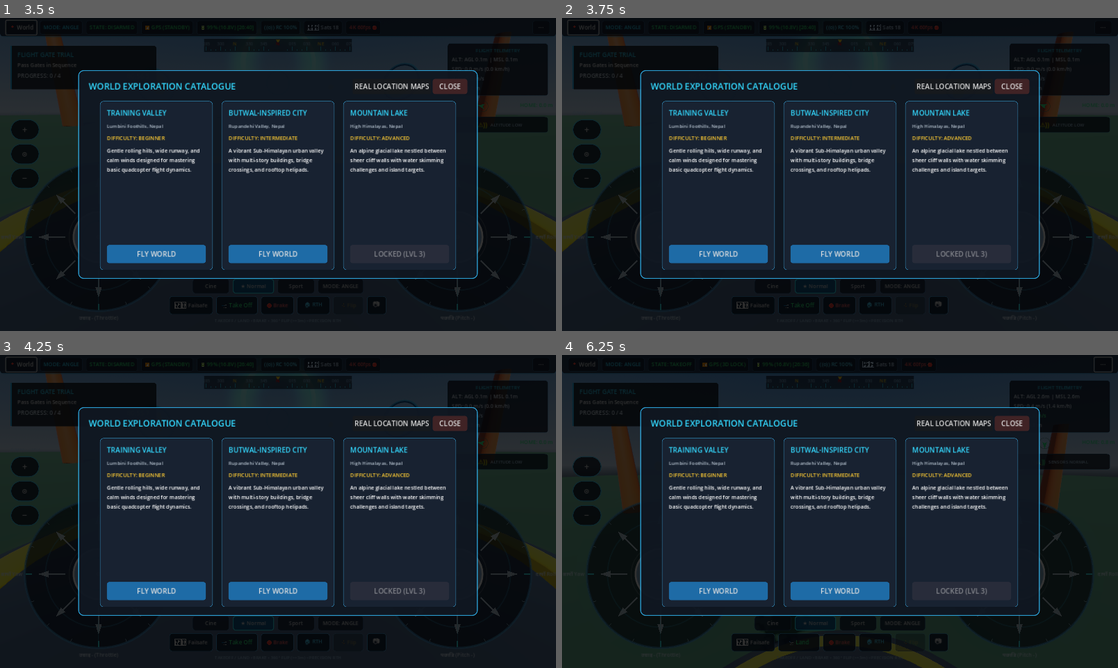
Above: before the commit, frames 1-4 (two rows, left to right).
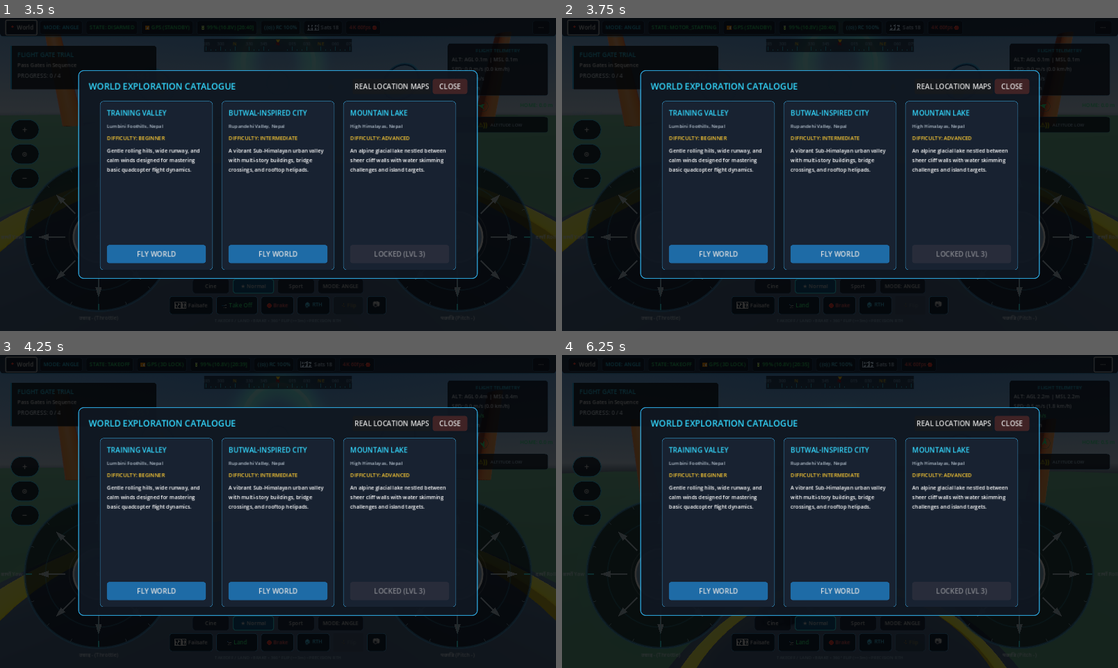
Above: after the commit, the same moments.

Repository: roadofriot/DroneGame
Game: Godot game, scene res://scenes/flight/FlightWorld.tscn
Two runs of this game, one before a commit and one after it. Both use one fixed random seed, a clock stepped at 60 frames per second and the inputs below.
Inputs (mouse positions are in pixels of both pictures, inside the frame that each line leads up to):
- Up to frame 1 (3.5 s): click "★ Normal" at 0.5 s; click "★ Normal" at 1.25 s; click "📍 World" at 2 s; click "···" at 2.75 s
- Up to frame 2 (3.75 s): click "+" at 3.5 s
- Up to frame 3 (4.25 s): no input
- Up to frame 4 (6.25 s): tap Enter (ui_accept) at 4.25 s; drag from (662, 574) to (895, 442) at 4.27 s; drag from (1017, 574) to (812, 574) at 5.02 s; move the mouse to (895, 442) at 5.77 s; hold Right (roll_right) from 5.78 s (still down); hold Shift (flight_boost) from 5.78 s (still down); click (895, 442) at 5.92 s

Frame 1 is identical in both runs. In frame 2, 0.1% of the frame differs, in the area x 20-88%, y 2-93%; in frame 3, 1.7%; in frame 4, 2.8%, in the area x 8-92%, y 2-100%.

Commit message:
fix(input): optimize multi-touch dual stick responsiveness and connect stunt rewards

Diff:
--- a/scripts/core/FlightWorld.gd
+++ b/scripts/core/FlightWorld.gd
@@ -51,6 +51,12 @@
 			if quadcopter.stunt_engine:
 				quadcopter.stunt_engine.execute_stunt(stunt_type)
 		)
+		if quadcopter.stunt_engine:
+			quadcopter.stunt_engine.stunt_completed.connect(func(_type, score, _quality):
+				if mission_manager and mission_manager.progression_service:
+					mission_manager.progression_service.add_xp(score / 5)
+					mission_manager.progression_service.add_coins(score / 10)
+			)
 		if cam_dir:
 			input_router.camera_toggle_requested.connect(func(): cam_dir.cycle_camera_mode())
 		if pause_menu:
@@ -133,7 +139,7 @@
 
 	# Connect gate pass audio and particle effects
 	for gate in gates:
-		gate.gate_passed.connect(func(_idx, _body):
+		gate.gate_passed.connect(func(_idx: int):
 			if audio_director: audio_director.play_gate_passed()
 			if vfx_director:
 				var g_pos = gate.global_position if gate.is_inside_tree() else gate.position
--- a/scripts/input/InputRouter.gd
+++ b/scripts/input/InputRouter.gd
@@ -200,10 +200,12 @@
 		raw_pitch = -raw_pitch
 
 	# 4. Apply Deadzone and Cubic Expo Curve: f(x) = x * (1 - e) + e * (x^3)
-	var processed_throttle = _apply_expo(_apply_deadzone(raw_throttle, deadzone), 0.0) # Linear throttle
-	var processed_yaw = _apply_expo(_apply_deadzone(raw_yaw, deadzone), expo)
-	var processed_pitch = _apply_expo(_apply_deadzone(raw_pitch, deadzone), expo)
-	var processed_roll = _apply_expo(_apply_deadzone(raw_roll, deadzone), expo)
+	# For touch input, VirtualJoystick already manages center deadzone
+	var dz = 0.0 if last_input_source == InputSource.TOUCH else deadzone
+	var processed_throttle = _apply_expo(_apply_deadzone(raw_throttle, dz), 0.0)
+	var processed_yaw = _apply_expo(_apply_deadzone(raw_yaw, dz), expo)
+	var processed_pitch = _apply_expo(_apply_deadzone(raw_pitch, dz), expo)
+	var processed_roll = _apply_expo(_apply_deadzone(raw_roll, dz), expo)
 
 	# Update ControlFrame
 	current_frame.throttle = clampf(processed_throttle, -1.0, 1.0)
--- a/scripts/missions/TrainingAcademy.gd
+++ b/scripts/missions/TrainingAcademy.gd
@@ -225,6 +225,10 @@
 			if target_drone.current_state == FlightPhysics.DroneState.DISARMED or (target_drone.altitude_agl <= 0.15 and absf(target_drone.climb_rate) <= 0.3):
 				advance_step()
 
+		"pass_gate":
+			# Handled asynchronously by on_gate_passed signal
+			pass
+
 func _complete_active_lesson() -> void:
 	is_active = false
 
--- a/scripts/ui/VirtualJoystick.gd
+++ b/scripts/ui/VirtualJoystick.gd
@@ -29,6 +29,8 @@
 
 func _ready() -> void:
 	custom_minimum_size = Vector2(400.0, 400.0)
+	if size.x < 10.0 or size.y < 10.0:
+		size = custom_minimum_size
 	mouse_filter = MOUSE_FILTER_IGNORE
 	base_center = size / 2.0
 	knob_pos = base_center
@@ -60,18 +62,30 @@
 	var target_alpha = 1.0 if is_dragging else 0.0
 	active_glow_alpha = move_toward(active_glow_alpha, target_alpha, 4.0 * delta)
 
-	if knob_pos.distance_squared_to(prev_knob) > 0.01 or is_dragging or active_glow_alpha > 0.01:
+	if knob_pos.distance_squared_to(prev_knob) > 0.005 or active_glow_alpha > 0.01:
 		queue_redraw()
 
 ## Checks whether a touch coordinate falls within this joystick's active zone.
-func _is_point_inside(pt: Vector2, is_local: bool) -> bool:
+func _is_point_inside(pt: Vector2, is_local: bool, is_mouse: bool = false) -> bool:
+	var eff_center = base_center if base_center != Vector2.ZERO else (custom_minimum_size / 2.0)
 	var local_pos = pt if is_local else (get_global_transform().affine_inverse() * pt)
-	var hit_radius = max_radius * 1.35
-	if local_pos.distance_to(base_center) <= hit_radius:
+	if local_pos.distance_to(eff_center) <= max_radius * 1.35:
 		return true
-	if is_local:
-		return Rect2(Vector2.ZERO, size).has_point(pt)
-	return get_global_rect().has_point(pt)
+
+	var eff_size = size if size != Vector2.ZERO else custom_minimum_size
+	if Rect2(Vector2.ZERO, eff_size).has_point(local_pos):
+		return true
+
+	# On mobile touch, enable wide steering zones on respective halves of the screen
+	if not is_mouse and not is_local:
+		var vp_rect = get_viewport_rect()
+		if pt.y >= 75.0 and pt.y <= vp_rect.size.y:
+			if stick_type == "LEFT" and pt.x <= vp_rect.size.x * 0.45:
+				return true
+			elif stick_type == "RIGHT" and pt.x >= vp_rect.size.x * 0.55:
+				return true
+
+	return false
 
 ## Handles GUI input when dispatched directly (e.g. unit tests or UI events)
 func _gui_input(event: InputEvent) -> void:
@@ -84,10 +98,13 @@
 	# 1. Multi-Touch Screen Events (True simultaneous independent pointer support)
 	if event is InputEventScreenTouch:
 		if event.pressed:
-			if not is_dragging and _is_point_inside(event.position, is_local):
+			if not is_dragging and _is_point_inside(event.position, is_local, false):
 				is_dragging = true
 				touch_pointer_id = event.index
-				var local_pos = event.position if is_local else (get_global_transform().affine_inverse() * event.position)
+				var local_pos = (
+					event.position if is_local
+					else (get_global_transform().affine_inverse() * event.position)
+				)
 				_update_stick_target(local_pos)
 		else:
 			if is_dragging and event.index == touch_pointer_id:
@@ -95,17 +112,23 @@
 
 	elif event is InputEventScreenDrag:
 		if is_dragging and event.index == touch_pointer_id:
-			var local_pos = event.position if is_local else (get_global_transform().affine_inverse() * event.position)
+			var local_pos = (
+				event.position if is_local
+				else (get_global_transform().affine_inverse() * event.position)
+			)
 			_update_stick_target(local_pos)
 
 	# 2. Desktop Mouse Events (Isolated fallback for desktop testing)
 	elif event is InputEventMouseButton:
 		if event.button_index == MOUSE_BUTTON_LEFT:
 			if event.pressed:
-				if not is_dragging and _is_point_inside(event.position, is_local):
+				if not is_dragging and _is_point_inside(event.position, is_local, true):
 					is_dragging = true
 					touch_pointer_id = MOUSE_POINTER_ID
-					var local_pos = event.position if is_local else (get_global_transform().affine_inverse() * event.position)
+					var local_pos = (
+						event.position if is_local
+						else (get_global_transform().affine_inverse() * event.position)
+					)
 					_update_stick_target(local_pos)
 			else:
 				if is_dragging and touch_pointer_id == MOUSE_POINTER_ID:
@@ -114,7 +137,10 @@
 	elif event is InputEventMouseMotion:
 		var is_mouse_down = (event.button_mask & MOUSE_BUTTON_MASK_LEFT) != 0
 		if is_dragging and touch_pointer_id == MOUSE_POINTER_ID and is_mouse_down:
-			var local_pos = event.position if is_local else (get_global_transform().affine_inverse() * event.position)
+			var local_pos = (
+				event.position if is_local
+				else (get_global_transform().affine_inverse() * event.position)
+			)
 			_update_stick_target(local_pos)
 
 func _update_stick_target(pos: Vector2) -> void:
